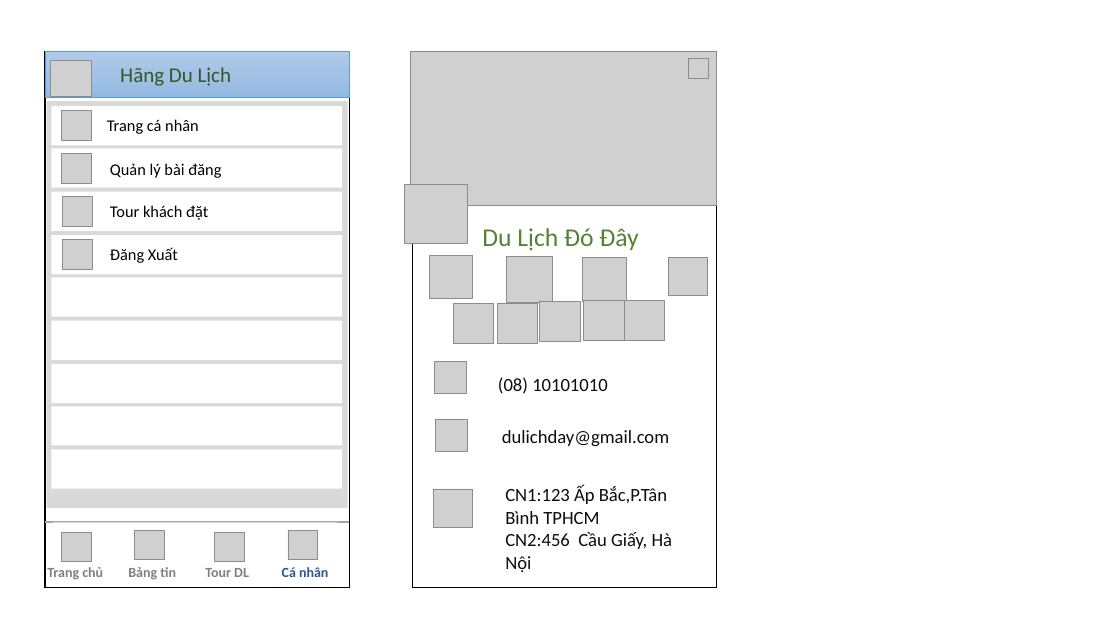
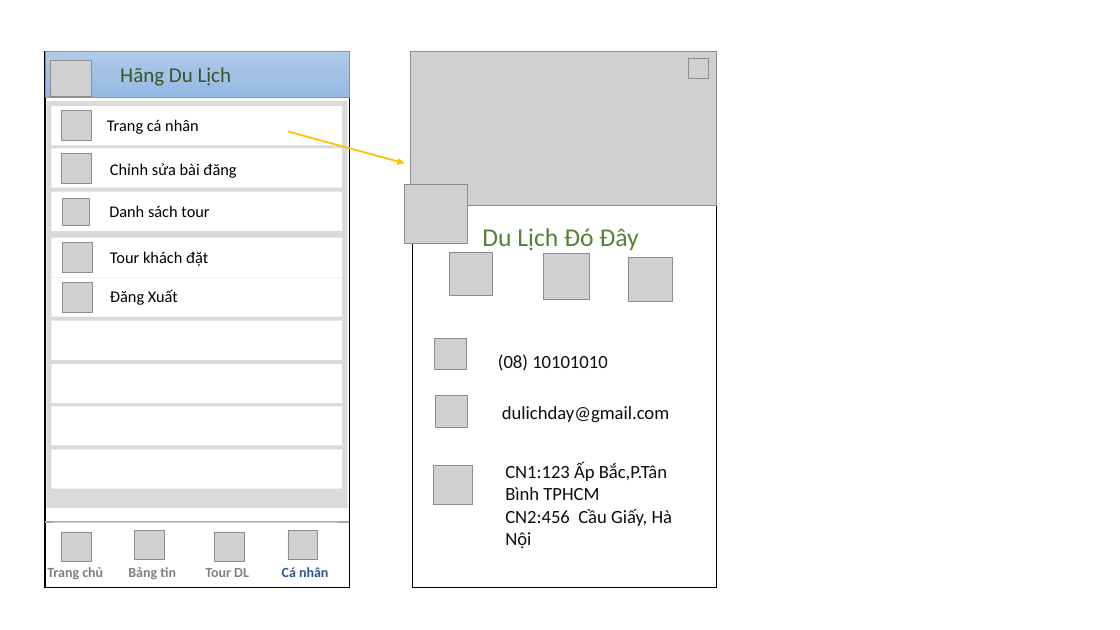
Before and after one commit to conghoangv624/Chuy-n-dd-nh-m-6, a slide deck: slide 14 of Document/CD1-Nhom6-Full.pptx. Drawn at 1120x630 pixels with LibreOffice and Linux fonts; fonts in the diff are those of the drawing; grey boxes stand for pictures. Boxes give left, top, right and bottom in pixels: in the first picture for what was removed or moved away, otherwise in the second. Text is boxed around its words. In the diff, an @@ line names an element or a change of style, - is before the commit and + after.

```diff
--- a/Document/CD1-Nhom6-Full.pptx
+++ b/Document/CD1-Nhom6-Full.pptx
@@ arrow added from (288, 132) to (405, 163), #FFC000 1.5 pt @@
@@ text at (x1=110, y1=163, x2=236, y2=178): text changed @@
-Quản lý bài đăng
+Chỉnh sửa bài đăng
@@ picture added at (x1=62, y1=198, x2=89, y2=225) @@
@@ text added at (x1=109, y1=205, x2=209, y2=217), 14 pt, text #000000 @@
+Danh sách tour
@@ picture moved from (x1=63, y1=197, x2=93, y2=227) to (x1=63, y1=243, x2=93, y2=273) @@
@@ text "Tour khách đặt" moved from (x1=110, y1=205, x2=208, y2=220) to (x1=110, y1=251, x2=208, y2=266) @@
@@ picture moved from (x1=429, y1=256, x2=472, y2=299) to (x1=450, y1=252, x2=492, y2=295) @@
@@ picture moved from (x1=507, y1=256, x2=553, y2=302) to (x1=544, y1=254, x2=590, y2=300) @@
@@ picture moved from (x1=583, y1=257, x2=627, y2=301) to (x1=628, y1=257, x2=672, y2=301) @@
@@ picture removed at (x1=669, y1=257, x2=707, y2=296) @@
@@ picture moved from (x1=63, y1=240, x2=93, y2=271) to (x1=63, y1=282, x2=93, y2=313) @@
@@ text "Đăng Xuất" moved from (x1=110, y1=247, x2=178, y2=263) to (x1=110, y1=289, x2=178, y2=305) @@
@@ picture removed at (x1=454, y1=303, x2=494, y2=344) @@
@@ picture removed at (x1=497, y1=303, x2=538, y2=344) @@
@@ picture removed at (x1=540, y1=302, x2=581, y2=342) @@
@@ picture removed at (x1=584, y1=300, x2=624, y2=340) @@
@@ picture removed at (x1=624, y1=300, x2=665, y2=340) @@
@@ 3 pictures, 3 rounded rectangles moved together from (x1=434, y1=362, x2=696, y2=585) to (x1=434, y1=339, x2=696, y2=561) @@
```
Also in this commit, not shown: 15 other slides changed, 4 slides added, 3 slides removed.
